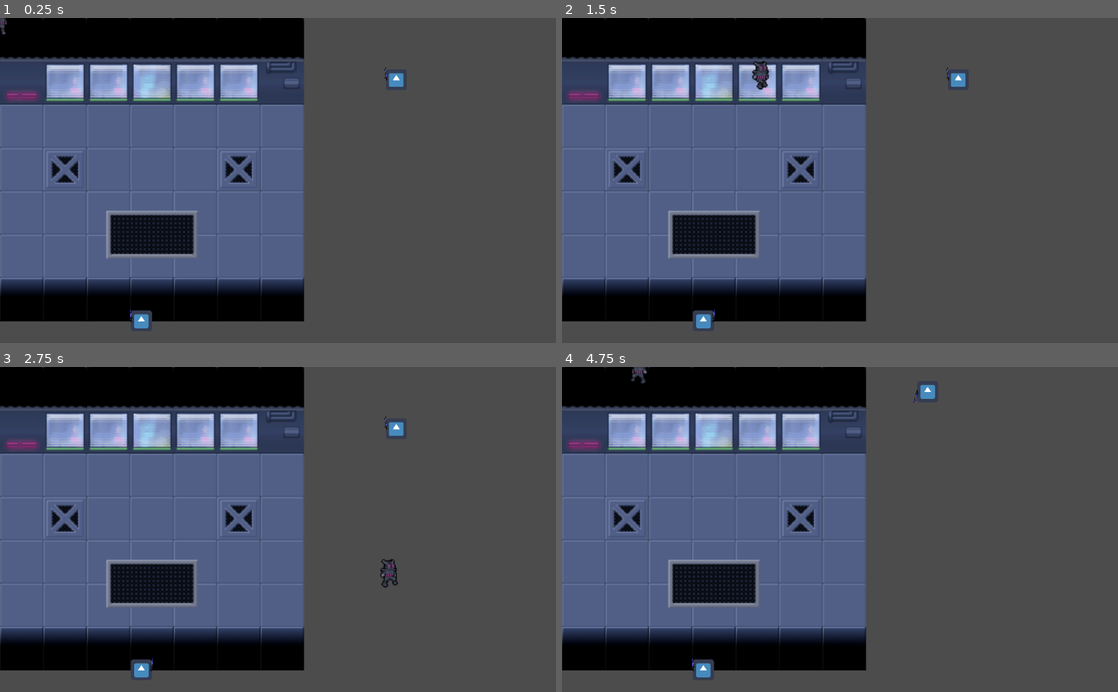
Above: before the commit, frames 1-4 (two rows, left to right).
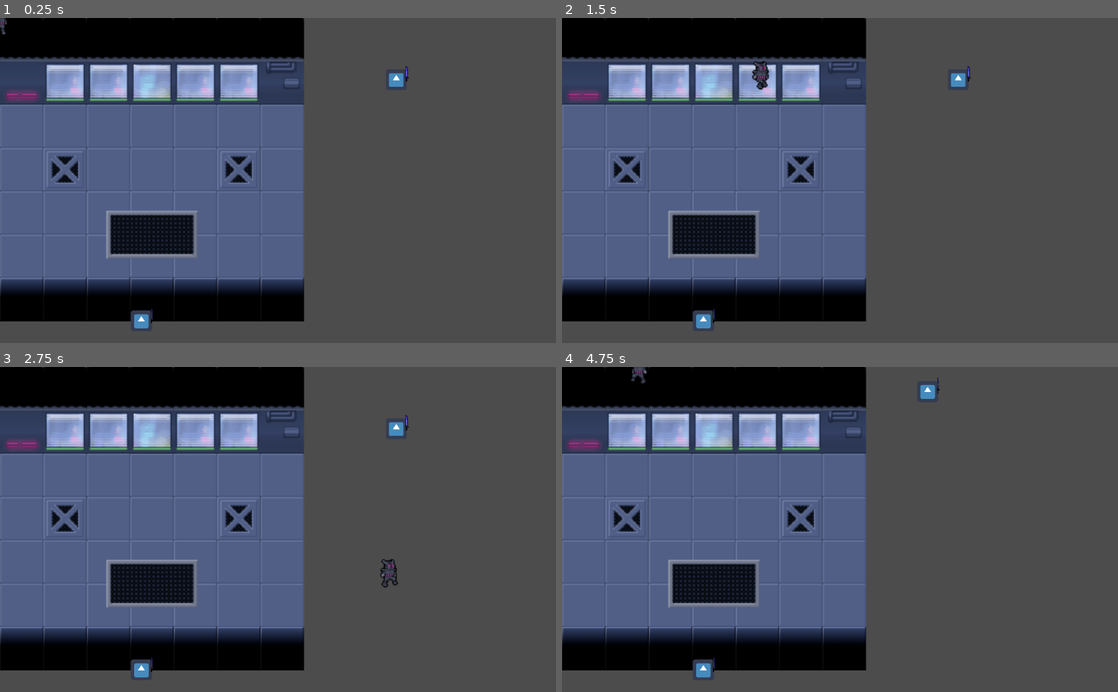
Above: after the commit, the same moments.

Repository: Shakespearian-Apes/Prototype-Build
Game: Godot game, scene res://Root.tscn
The game is run twice, just before and just after one commit, with the same random seed, the same clock (stepped at 60 frames per second) and the same inputs. The engine's default icon, where the game draws it, is replaced by a stand-in: a white triangle on a blue panel in a dark square.
Inputs:
- Up to frame 1 (0.25 s): no input
- Up to frame 2 (1.5 s): tap Enter at 0.5 s; hold Right (ui_right) 0.53-1.28 s; hold Down (ui_down) from 1.28 s (still down)
- Up to frame 3 (2.75 s): release Down (ui_down) at 2.03 s; hold Right (ui_right) from 2.03 s (still down)
- Up to frame 4 (4.75 s): release Right (ui_right) at 2.78 s; hold Up (ui_up) 2.78-3.53 s; hold Left (ui_left) from 3.53 s (still down)

The runs differ from the first frame. In frame 1, less than 0.1% of the frame differs, in the area x 23-74%, y 14-94%; in frame 2, less than 0.1%; in frame 3, less than 0.1%; in frame 4, less than 0.1%.

Commit message:
added sword as own scene

Diff:
--- a/Enemies/Speedster/Speed_Enemy.gd
+++ b/Enemies/Speedster/Speed_Enemy.gd
@@ -2,10 +2,13 @@
 
 var see_player = false
 var player
+var attack_ready = true;
 
 func _on_Player_Detection_area_entered(area):
 	see_player = true
 
+func _ready():
+	$Sword.connect("AttackFinished", self, "reset_attack")
 
 func _on_Player_Detection_area_exited(area):
 	see_player = false
@@ -23,4 +26,10 @@
 		$Sprite.set_scale(Vector2(1,1))
 
 func attack():
-	$AnimationPlayer.play("attack")
+	if not attack_ready:
+		return
+	$Sword._change_state("attack")
+	# $AnimationPlayer.play("attack")
+
+func reset_attack():
+	attack_ready = true;
--- a/Enemies/Speedster/Speed_Enemy.tscn
+++ b/Enemies/Speedster/Speed_Enemy.tscn
@@ -4,6 +4,7 @@
 [ext_resource path="res://Enemies/Speedster/Speed_Enemy.gd" type="Script" id=2]
 [ext_resource path="res://Assets/Weapons/laser_ninja_sword.png" type="Texture" id=3]
 [ext_resource path="res://Enemies/StateMachine/EnemySM.tscn" type="PackedScene" id=4]
+[ext_resource path="res://Weapon/Sword/Sword.tscn" type="PackedScene" id=5]
 
 [sub_resource type="RectangleShape2D" id=1]
 extents = Vector2( 28.0751, 5.30048 )
@@ -17,23 +18,9 @@
 [sub_resource type="RectangleShape2D" id=4]
 extents = Vector2( 61.1938, 62.0497 )
 
-[sub_resource type="Animation" id=5]
-resource_name = "attack"
-length = 0.2
-tracks/0/type = "value"
-tracks/0/path = NodePath("Sprite/Sword:rotation_degrees")
-tracks/0/interp = 1
-tracks/0/loop_wrap = true
-tracks/0/imported = false
-tracks/0/enabled = true
-tracks/0/keys = {
-"times": PoolRealArray( 0, 0.2 ),
-"transitions": PoolRealArray( 1, 1 ),
-"update": 0,
-"values": [ -84.7706, 76.2405 ]
-}
-
-[node name="Speed_Enemy" type="KinematicBody2D"]
+[node name="Speed_Enemy" type="KinematicBody2D" groups=[
+"character",
+]]
 scale = Vector2( 0.3, 0.3 )
 collision_layer = 4
 collision_mask = 4
@@ -43,6 +30,7 @@
 texture = ExtResource( 1 )
 
 [node name="Sword" type="Sprite" parent="Sprite"]
+visible = false
 position = Vector2( 62.7536, -0.833542 )
 rotation = -1.47953
 scale = Vector2( 2.5, 2.5 )
@@ -80,9 +68,10 @@
 [node name="CollisionShape2D" type="CollisionShape2D" parent="Chip_Detection"]
 shape = SubResource( 4 )
 
-[node name="AnimationPlayer" type="AnimationPlayer" parent="."]
-anims/attack = SubResource( 5 )
+[node name="EnemySM" parent="." instance=ExtResource( 4 )]
 
-[node name="EnemySM" parent="." instance=ExtResource( 4 )]
+[node name="Sword" parent="." instance=ExtResource( 5 )]
+position = Vector2( 65, 4 )
+scale = Vector2( 3, 3 )
 [connection signal="area_entered" from="Player_Detection" to="." method="_on_Player_Detection_area_entered"]
 [connection signal="area_exited" from="Player_Detection" to="." method="_on_Player_Detection_area_exited"]
--- a/Enemies/StateMachine/EnemyState.gd
+++ b/Enemies/StateMachine/EnemyState.gd
@@ -8,7 +8,7 @@
 # Called when the node enters the scene tree for the first time.
 func _ready():
 	enemy = get_parent().get_parent()
-	connect("setPlayer", self, "set_new_player_node")
+	get_node("/root/Root").connect("setPlayer", self, "set_new_player_node")
 	set_player_node()
 
 
--- a/Levels/Script_Node.gd
+++ b/Levels/Script_Node.gd
@@ -10,8 +10,9 @@
 	pass
 
 func _process(delta):
-	get_variables()
-	player_hurt()
+	pass
+	# get_variables()
+	# player_hurt()
 
 func player_hurt():
 	if player_health <= 0:
--- a/Player/Start_Player.gd
+++ b/Player/Start_Player.gd
@@ -1,8 +1,15 @@
 extends KinematicBody2D
 
+signal PlayerDead
 
 var health = 3
 
 
 func _on_HurtBox_area_entered(_area):
 	print(_area)
+
+func take_damage(damage, enemy):
+	health -= damage
+	if health <1:
+		emit_signal("PlayerDead", enemy)
+		# queue_free()
--- a/Player/Start_Player.tscn
+++ b/Player/Start_Player.tscn
@@ -1,8 +1,11 @@
-[gd_scene load_steps=8 format=2]
+[gd_scene load_steps=9 format=2]
 
 [ext_resource path="res://Assets/Player_Sprites/witch_fighter.png" type="Texture" id=1]
 [ext_resource path="res://Player/Start_Player.gd" type="Script" id=2]
 [ext_resource path="res://Player/StateMachine/PlayerSM.tscn" type="PackedScene" id=3]
+
+[sub_resource type="RectangleShape2D" id=5]
+extents = Vector2( 12.2794, 26.3142 )
 
 [sub_resource type="RectangleShape2D" id=1]
 extents = Vector2( 7.96968, 14.2452 )
@@ -40,7 +43,9 @@
 "values": [ 0, 1, 2, 3 ]
 }
 
-[node name="Start_Player" type="KinematicBody2D"]
+[node name="Start_Player" type="KinematicBody2D" groups=[
+"character",
+]]
 script = ExtResource( 2 )
 
 [node name="Sprite" type="Sprite" parent="."]
@@ -50,6 +55,8 @@
 frame = 4
 
 [node name="CollisionShape2D" type="CollisionShape2D" parent="."]
+position = Vector2( 0, 7 )
+shape = SubResource( 5 )
 
 [node name="Player_Detection" type="Area2D" parent="."]
 visible = false
--- /dev/null
+++ b/Weapon/Sword/Sword.gd
@@ -0,0 +1,49 @@
+extends Area2D
+
+signal AttackFinished
+
+export(int) var damage = 1
+
+
+# enum STATES {IDLE, ATTACK}
+var current_state = "idle"
+
+onready var animation_player = $AnimationPlayer
+
+# Called when the node enters the scene tree for the first time.
+func _ready():
+	set_physics_process(false)
+	animation_player.connect("animation_finished", self, "_on_AnimationPlayer_animation_finished")
+
+
+func attack():
+	_change_state("attack")
+
+func _change_state(new_state):
+	current_state = new_state
+	match current_state:
+		"idle":
+			set_physics_process(false)
+		"attack":
+			set_physics_process(true)
+			animation_player.play("attack")
+
+func _physics_process(delta):
+	var overlapping_bodies = get_overlapping_bodies()
+	if not overlapping_bodies:
+		return
+	for body in overlapping_bodies:
+		if not body.is_in_group("character"):
+			return
+		if is_owner(body):
+			return
+		body.take_damage(damage, get_parent())
+	set_physics_process(false)
+
+func is_owner(node):
+	return node == get_parent()
+
+func _on_AnimationPlayer_animation_finished(name):
+	if name == "attack":
+		_change_state("idle")
+		emit_signal("AttackFinished")
--- /dev/null
+++ b/Weapon/Sword/Sword.tscn
@@ -0,0 +1,56 @@
+[gd_scene load_steps=5 format=2]
+
+[ext_resource path="res://Assets/Weapons/laser_ninja_sword.png" type="Texture" id=1]
+[ext_resource path="res://Weapon/Sword/Sword.gd" type="Script" id=2]
+
+[sub_resource type="Animation" id=1]
+resource_name = "attack"
+length = 0.5
+step = 0.05
+tracks/0/type = "value"
+tracks/0/path = NodePath(".:rotation_degrees")
+tracks/0/interp = 1
+tracks/0/loop_wrap = true
+tracks/0/imported = false
+tracks/0/enabled = true
+tracks/0/keys = {
+"times": PoolRealArray( 0, 0.2, 0.5 ),
+"transitions": PoolRealArray( 0.406126, 1, 1 ),
+"update": 0,
+"values": [ -90.0, 82.9645, -90.0 ]
+}
+tracks/1/type = "value"
+tracks/1/path = NodePath(".:monitoring")
+tracks/1/interp = 1
+tracks/1/loop_wrap = true
+tracks/1/imported = false
+tracks/1/enabled = false
+tracks/1/keys = {
+"times": PoolRealArray( 0, 0.5 ),
+"transitions": PoolRealArray( 1, 1 ),
+"update": 2,
+"values": [ true, false ]
+}
+
+[sub_resource type="CapsuleShape2D" id=2]
+radius = 2.17314
+
+[node name="Sword" type="Area2D" groups=[
+"weapon",
+]]
+rotation = -1.5708
+collision_layer = 0
+collision_mask = 33
+script = ExtResource( 2 )
+
+[node name="Sprite" type="Sprite" parent="."]
+position = Vector2( 13, 0 )
+texture = ExtResource( 1 )
+
+[node name="AnimationPlayer" type="AnimationPlayer" parent="."]
+anims/attack = SubResource( 1 )
+
+[node name="CollisionShape2D" type="CollisionShape2D" parent="."]
+position = Vector2( 17, 0 )
+rotation = 1.5708
+shape = SubResource( 2 )
